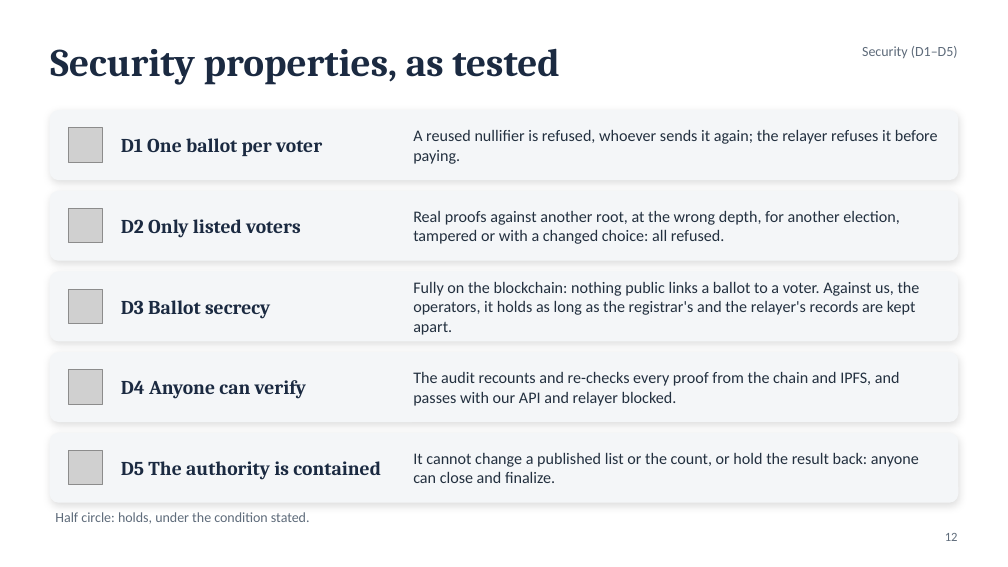
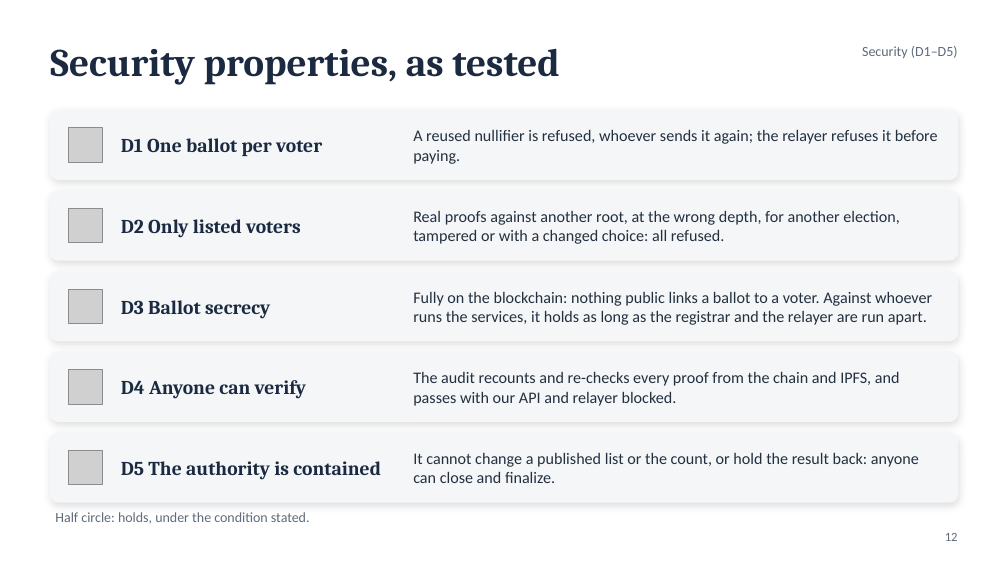
Before and after one commit to Chaitanya-Keyal/decentralized-voting-system, a slide deck: slide 12 of reports/eval2-slides.pptx. Drawn at 1008x567 pixels with LibreOffice and Linux fonts; fonts in the diff are those of the drawing; grey boxes stand for pictures. Boxes give left, top, right and bottom in pixels: in the first picture for what was removed or moved away, otherwise in the second. Text is boxed around its words. In the diff, an @@ line names an element or a change of style, - is before the commit and + after.

Commit message:
docs(report): write for the reader only; tighten wording on the slides
The implementation plan covers the implementation phases only. The report drops workflow terms
(commits, pull requests, a configuration variable), reads the results without commentary, and
says which load results come from a local chain. The usability results file holds the run the
report describes. On the slides, titles and captions are plainer, and the demo steps speak of
a voter rather than to the audience.

```diff
--- a/reports/eval2-slides.pptx
+++ b/reports/eval2-slides.pptx
@@ text at (x1=413, y1=292, x2=932, y2=325): text changed @@
-Fully on the blockchain: nothing public links a ballot to a voter. Against us, the operators, it holds as long as the registrar's and the relayer's records are kept apart.
+Fully on the blockchain: nothing public links a ballot to a voter. Against whoever runs the services, it holds as long as the registrar and the relayer are run apart.
```
Also in this commit, not shown: 4 other slides changed, 8 other files.
